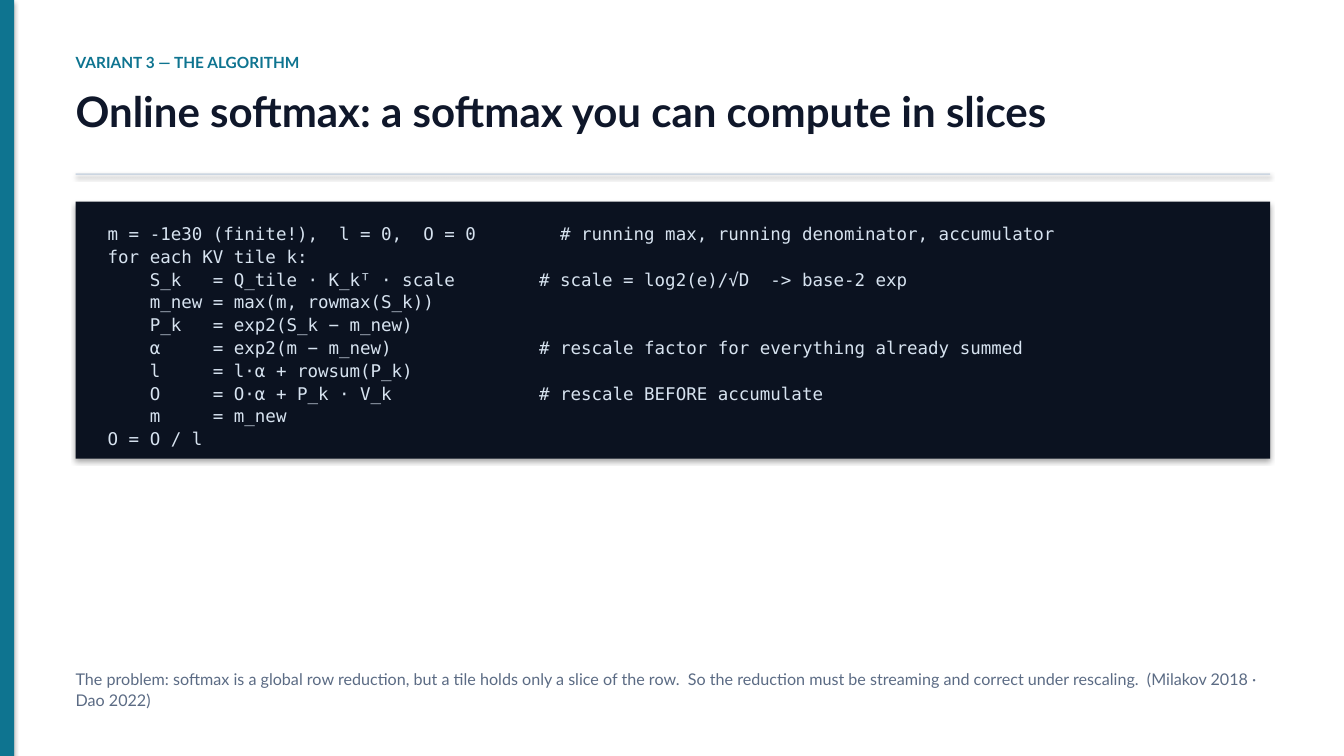
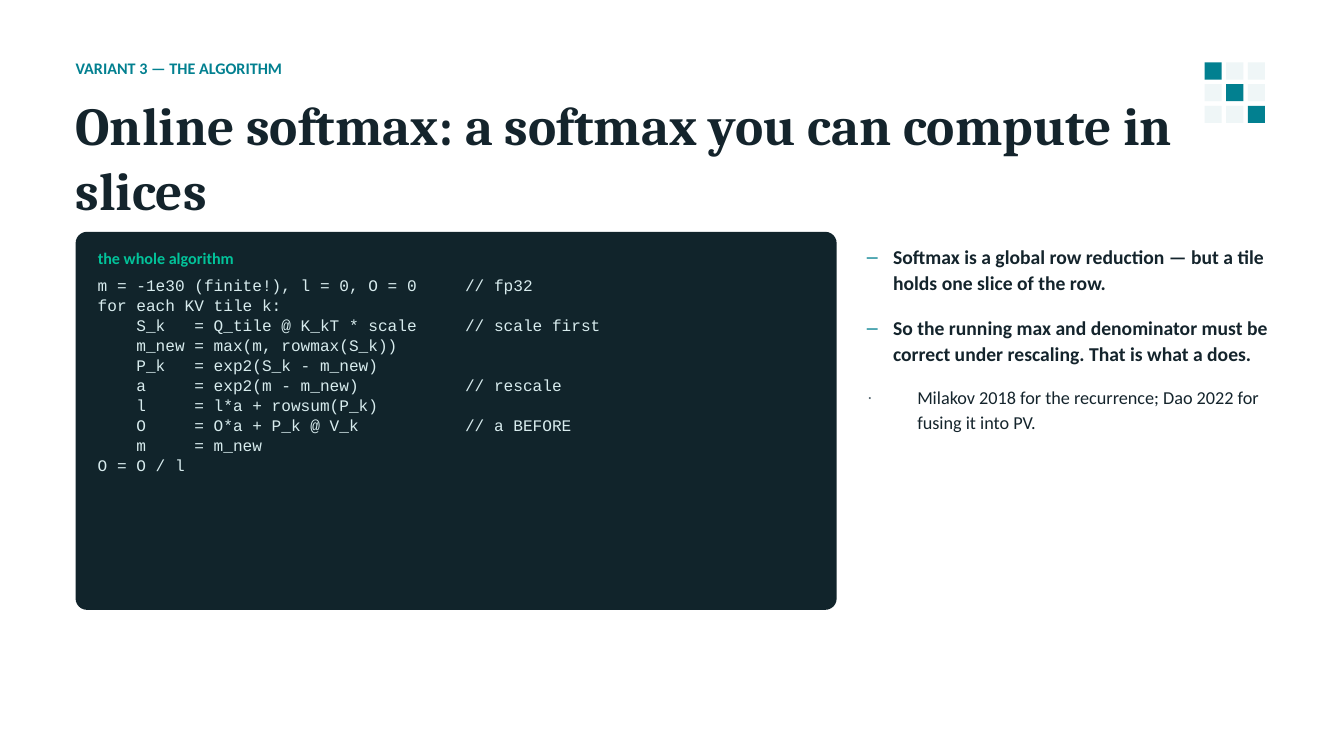
Before and after one commit to harshith0518/CS6203---Attention-Operator-Porject, a slide deck: slide 6 of docs/op2-attention-slides.pptx (slide 7 before the commit). Drawn at 1344x756 pixels with LibreOffice and Linux fonts; fonts in the diff are those of the drawing. Boxes give left, top, right and bottom in pixels: in the first picture for what was removed or moved away, otherwise in the second. Text is boxed around its words. In the diff, an @@ line names an element or a change of style, - is before the commit and + after.

```diff
--- a/docs/op2-attention-slides.pptx
+++ b/docs/op2-attention-slides.pptx
@@ rectangle removed at (x1=0, y1=0, x2=14, y2=756) @@
@@ text "VARIANT 3 — THE ALGORITHM" at (x1=76, y1=63, x2=282, y2=74): size 11 to 11.5 pt, font Lato to Calibri, text colour #0E7490 to #028090; more space between paragraphs @@
@@ rectangle added at (x1=1205, y1=63, x2=1222, y2=80), fill #028090 @@
@@ rectangle added at (x1=1205, y1=84, x2=1222, y2=101), fill #EFF6F7 @@
@@ rectangle added at (x1=1226, y1=63, x2=1243, y2=80), fill #EFF6F7 @@
@@ rectangle added at (x1=1226, y1=84, x2=1243, y2=101), fill #028090 @@
@@ rectangle added at (x1=1248, y1=63, x2=1265, y2=80), fill #EFF6F7 @@
@@ rectangle added at (x1=1248, y1=84, x2=1265, y2=101), fill #EFF6F7 @@
@@ text "Online softmax: a softmax you ..." moved from (x1=76, y1=95, x2=1046, y2=134) to (x1=76, y1=107, x2=1172, y2=211) @@
@@ text "Online softmax: a softmax you ..." at (x1=76, y1=107, x2=1172, y2=211): size 30 to 38 pt, font Lato to Cambria, text colour #0F172A to #14242C; line spacing 1.05 to 1.02; more space between paragraphs @@
@@ rectangle added at (x1=1205, y1=106, x2=1222, y2=123), fill #EFF6F7 @@
@@ rectangle added at (x1=1226, y1=106, x2=1243, y2=123), fill #EFF6F7 @@
@@ rectangle added at (x1=1248, y1=106, x2=1265, y2=123), fill #028090 @@
@@ rectangle removed at (x1=76, y1=173, x2=1270, y2=175) @@
@@ rectangle removed at (x1=76, y1=202, x2=1270, y2=459) @@
@@ rounded rectangle added at (x1=76, y1=232, x2=837, y2=610), fill #11242B @@
@@ text added at (x1=98, y1=252, x2=234, y2=267), 11.5 pt, text #02C39A, bold @@
+the whole algorithm
@@ text at (x1=893, y1=250, x2=1267, y2=432): text changed; size 11.5 to 14 pt; font Lato to Calibri; text colour #5B6B84 to #14242C; bold on @@
-The problem: softmax is a global row reduction, but a tile holds only a slice of the row. So the reduction must be streaming and correct under rescaling. (Milakov 2018 · Dao 2022)
+– Softmax is a global row reduction — but a tile holds one slice of the row.
+– So the running max and denominator must be correct under rescaling. That is what a does.
+· Milakov 2018 for the recurrence; Dao 2022 for fusing it into PV.
@@ text at (x1=98, y1=279, x2=417, y2=295): text changed; size 12.5 to 11.5 pt; font DejaVu Sans Mono to Courier New; text colour #D7E3F0 to #D8ECEE @@
-m = -1e30 (finite!), l = 0, O = 0 # running max, running denominator, accumulator
+m = -1e30 (finite!), l = 0, O = 0 // fp32
@@ text at (x1=98, y1=299, x2=397, y2=471): size 12.5 to 11.5 pt, font DejaVu Sans Mono to Courier New, text colour #D7E3F0 to #D8ECEE in "for each KV tile k:", "m_new = max(m, rowmax(S_k))", "m = m_new", "O = O / l"; line spacing 1.02 to 1.04; less space between paragraphs @@
@@ text "m = -1e30 (finite!), l ..." moved from (x1=108, y1=226, x2=476, y2=446) to (x1=98, y1=279, x2=417, y2=471) @@
@@ text at (x1=136, y1=319, x2=416, y2=334): text changed; size 12.5 to 11.5 pt; font DejaVu Sans Mono to Courier New; text colour #D7E3F0 to #D8ECEE @@
-S_k = Q_tile · K_kᵀ · scale # scale = log2(e)/√D -> base-2 exp
+S_k = Q_tile @ K_kT * scale // scale first
@@ text at (x1=136, y1=359, x2=378, y2=433): text changed; size 12.5 to 11.5 pt; font DejaVu Sans Mono to Courier New; text colour #D7E3F0 to #D8ECEE @@
-P_k = exp2(S_k − m_new)
-α = exp2(m − m_new) # rescale factor for everything already summed
-l = l·α + rowsum(P_k)
-O = O·α + P_k · V_k # rescale BEFORE accumulate
+P_k = exp2(S_k - m_new)
+a = exp2(m - m_new) // rescale
+l = l*a + rowsum(P_k)
+O = O*a + P_k @ V_k // a BEFORE
```
Also in this commit, not shown: 6 other slides changed, 5 slides added, 8 slides removed, 3 other files.
